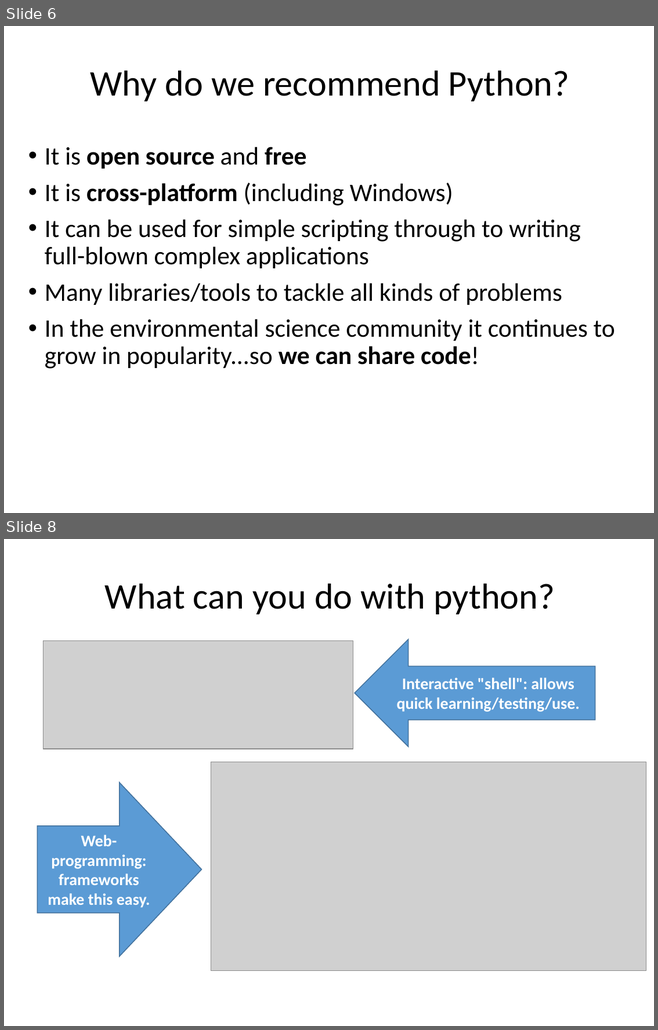
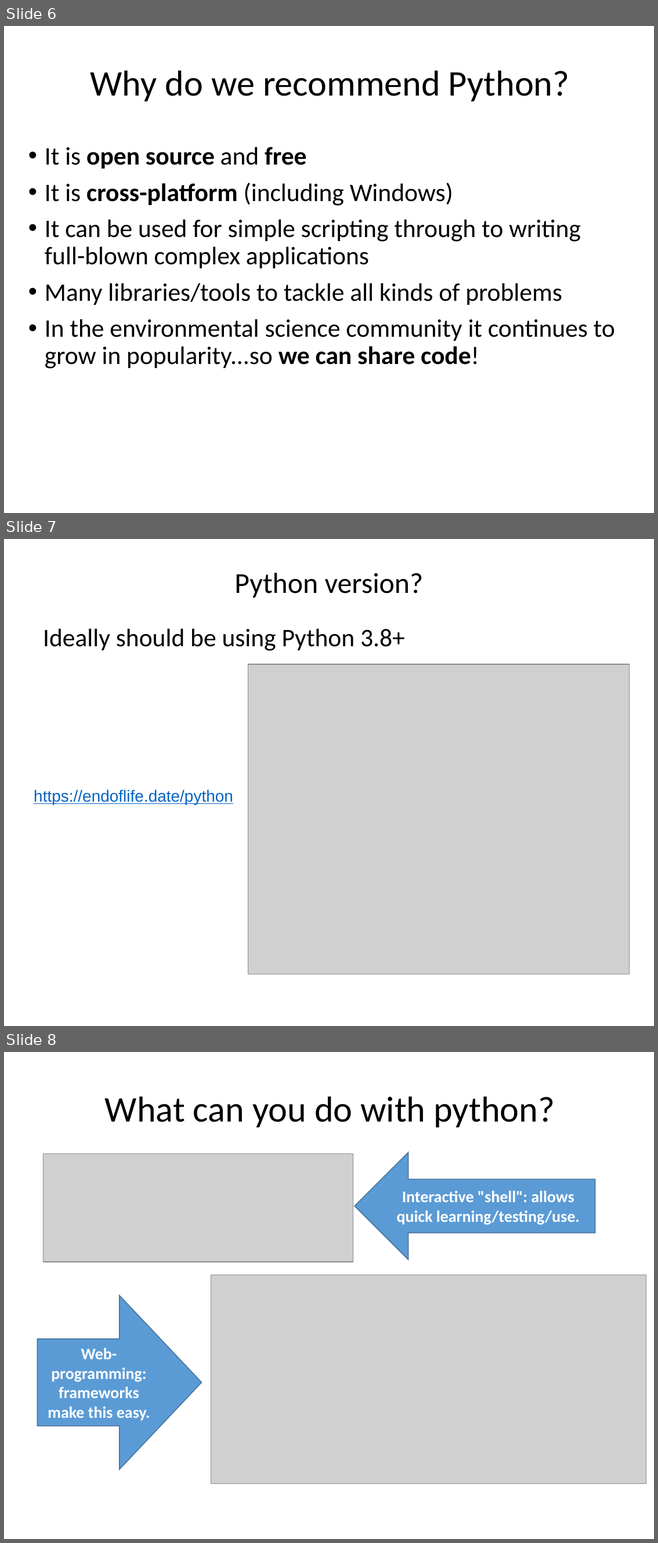
Before and after one commit to ncasuk/ncas-isc, a slide deck: python/presentations/learning_python/01_ceda-intro.pptx. Shown one above the other, each under a label of ours: slides 6 and 8 before the commit, slides 6, 7 and 8 after it; the slides between them are not shown. The pictures are 658x1030 and 658x1543 pixels, drawn with LibreOffice and Linux fonts; fonts in the diff are those of the drawing; grey boxes stand for pictures; background and template pictures are left out. Boxes give left, top, right and bottom in pixels: in the first picture for what was removed or moved away, otherwise in the second. Text is boxed around its words. In the diff, an @@ line names an element or a change of style, - is before the commit and + after.

Commit message:
modified slide talking about python 2 to just say USE PYTHON 3

```diff
--- a/python/presentations/learning_python/01_ceda-intro.pptx
+++ b/python/presentations/learning_python/01_ceda-intro.pptx
@@ slide 7 added at [4,539,654,1026], background picture (left out) @@
@@ title added at [234,573,423,598], 32 pt, text #000000 @@
+Python version?
@@ text added at [43,628,405,651], 28 pt, text #000000 @@
+Ideally should be using Python 3.8+
@@ picture added at [248,664,629,974] @@
@@ text added at [34,790,233,805], 18 pt, text #0563C1, underline @@
+https://endoflife.date/python
```
Also in this commit, not shown: 1 slide removed, 1 other file.
